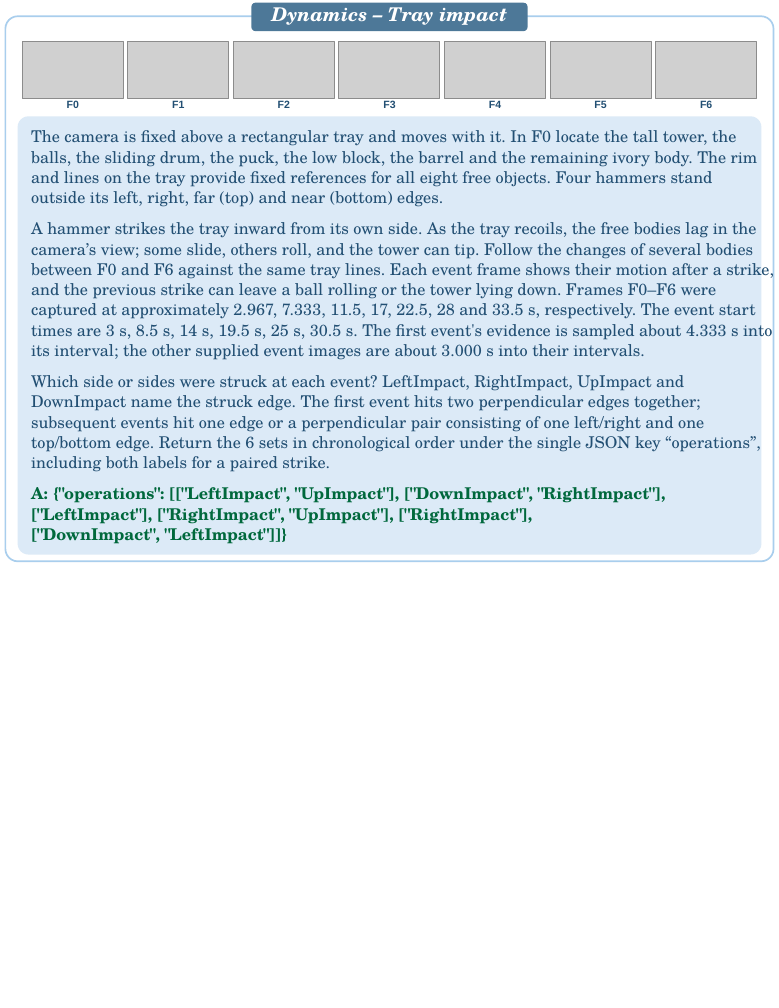
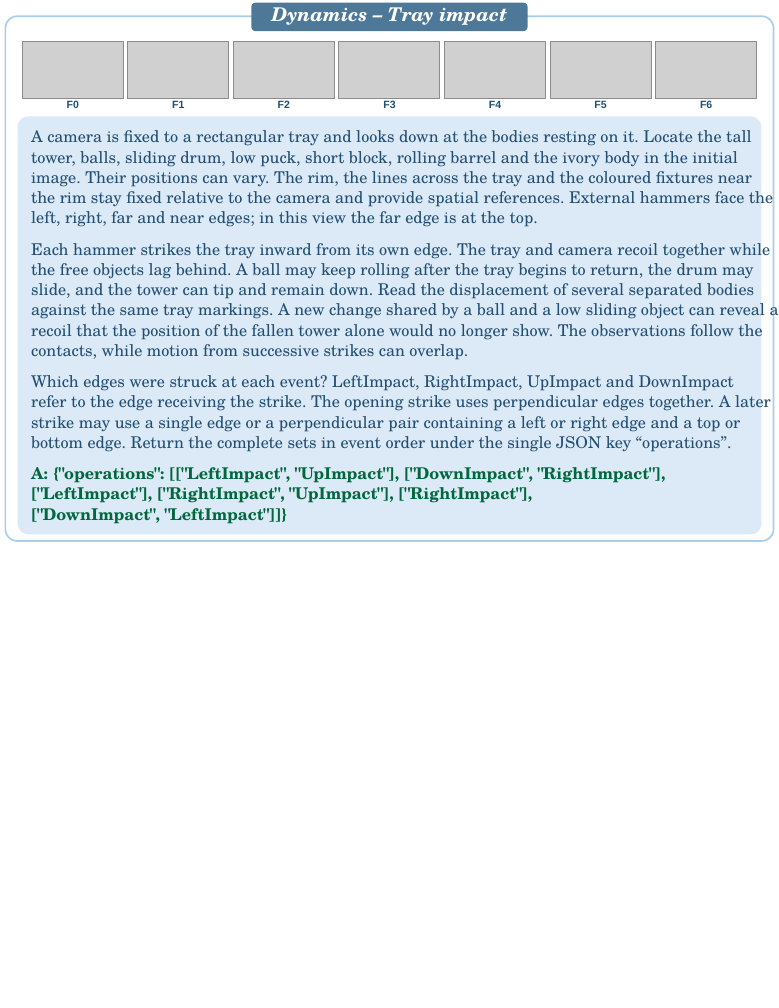
Before and after one commit to PIER-Lab/CaveBench, a slide deck: slide 4 of docs/assets/cases/CaveBench_Case_Studies.pptx. Drawn at 779x1008 pixels with LibreOffice and Linux fonts; fonts in the diff are those of the drawing; grey boxes stand for pictures. Boxes give left, top, right and bottom in pixels: in the first picture for what was removed or moved away, otherwise in the second. Text is boxed around its words. In the diff, an @@ line names an element or a change of style, - is before the commit and + after.

```diff
--- a/docs/assets/cases/CaveBench_Case_Studies.pptx
+++ b/docs/assets/cases/CaveBench_Case_Studies.pptx
@@ rounded rectangle: place and size @@
-rounded rectangle at [6,17,774,562]
+rounded rectangle at [6,17,774,541]
@@ rounded rectangle: place and size @@
-rounded rectangle at [18,116,761,554]
+rounded rectangle at [18,116,761,534]
@@ rounded rectangle at [18,116,761,534]: proportions changed @@
@@ text at [31,130,752,227]: text changed @@
-The camera is fixed above a rectangular tray and moves with it. In F0 locate the tall tower, the
-balls, the sliding drum, the puck, the low block, the barrel and the remaining ivory body. The rim
-and lines on the tray provide fixed references for all eight free objects. Four hammers stand
-outside its left, right, far (top) and near (bottom) edges.
+A camera is fixed to a rectangular tray and looks down at the bodies resting on it. Locate the tall
+tower, balls, sliding drum, low puck, short block, rolling barrel and the ivory body in the initial
+image. Their positions can vary. The rim, the lines across the tray and the coloured fixtures near
+the rim stay fixed relative to the camera and provide spatial references. External hammers face the
+left, right, far and near edges; in this view the far edge is at the top.
@@ text at [31,243,770,360]: text changed @@
-A hammer strikes the tray inward from its own side. As the tray recoils, the free bodies lag in the
-camera’s view; some slide, others roll, and the tower can tip. Follow the changes of several bodies
-between F0 and F6 against the same tray lines. Each event frame shows their motion after a strike,
-and the previous strike can leave a ball rolling or the tower lying down. Frames F0–F6 were
-captured at approximately 2.967, 7.333, 11.5, 17, 22.5, 28 and 33.5 s, respectively. The event start
-times are 3 s, 8.5 s, 14 s, 19.5 s, 25 s, 30.5 s. The first event's evidence is sampled about 4.333 s into
-its interval; the other supplied event images are about 3.000 s into their intervals.
+Each hammer strikes the tray inward from its own edge. The tray and camera recoil together while
+the free objects lag behind. A ball may keep rolling after the tray begins to return, the drum may
+slide, and the tower can tip and remain down. Read the displacement of several separated bodies
+against the same tray markings. A new change shared by a ball and a low sliding object can reveal a
+recoil that the position of the fallen tower alone would no longer show. The observations follow the
+contacts, while motion from successive strikes can overlap.
@@ text at [31,375,771,452]: text changed @@
-Which side or sides were struck at each event? LeftImpact, RightImpact, UpImpact and
-DownImpact name the struck edge. The first event hits two perpendicular edges together;
-subsequent events hit one edge or a perpendicular pair consisting of one left/right and one
-top/bottom edge. Return the 6 sets in chronological order under the single JSON key “operations”,
-including both labels for a paired strike.
+Which edges were struck at each event? LeftImpact, RightImpact, UpImpact and DownImpact
+refer to the edge receiving the strike. The opening strike uses perpendicular edges together. A later
+strike may use a single edge or a perpendicular pair containing a left or right edge and a top or
+bottom edge. Return the complete sets in event order under the single JSON key “operations”.
@@ text "A: {"operations": [["LeftImpact", "UpImpact"], ["DownImpact" ...": place and size @@
-text "A: {"operations": [["LeftImpact", "UpImpact"], ["DownImpact" ..." at [31,487,666,544]
+text "A: {"operations": [["LeftImpact", "UpImpact"], ["DownImpact" ..." at [31,467,666,524]
```
Also in this commit, not shown: 19 other slides changed.
